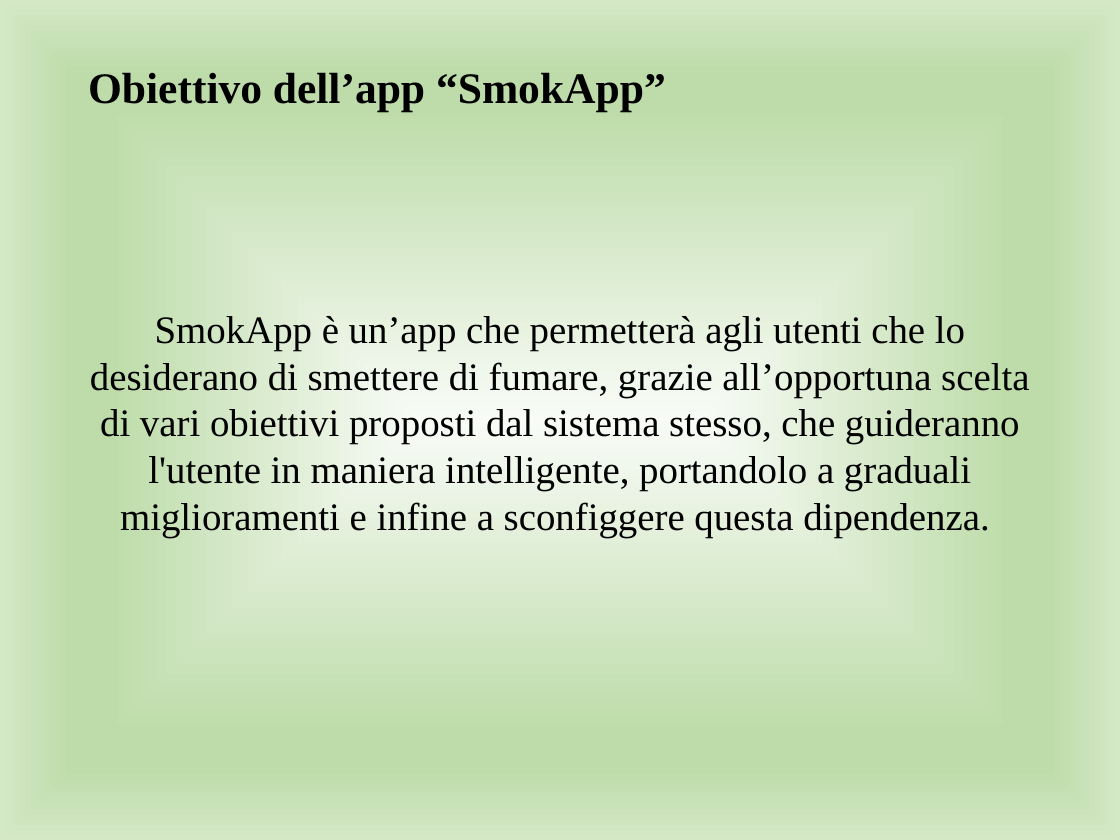
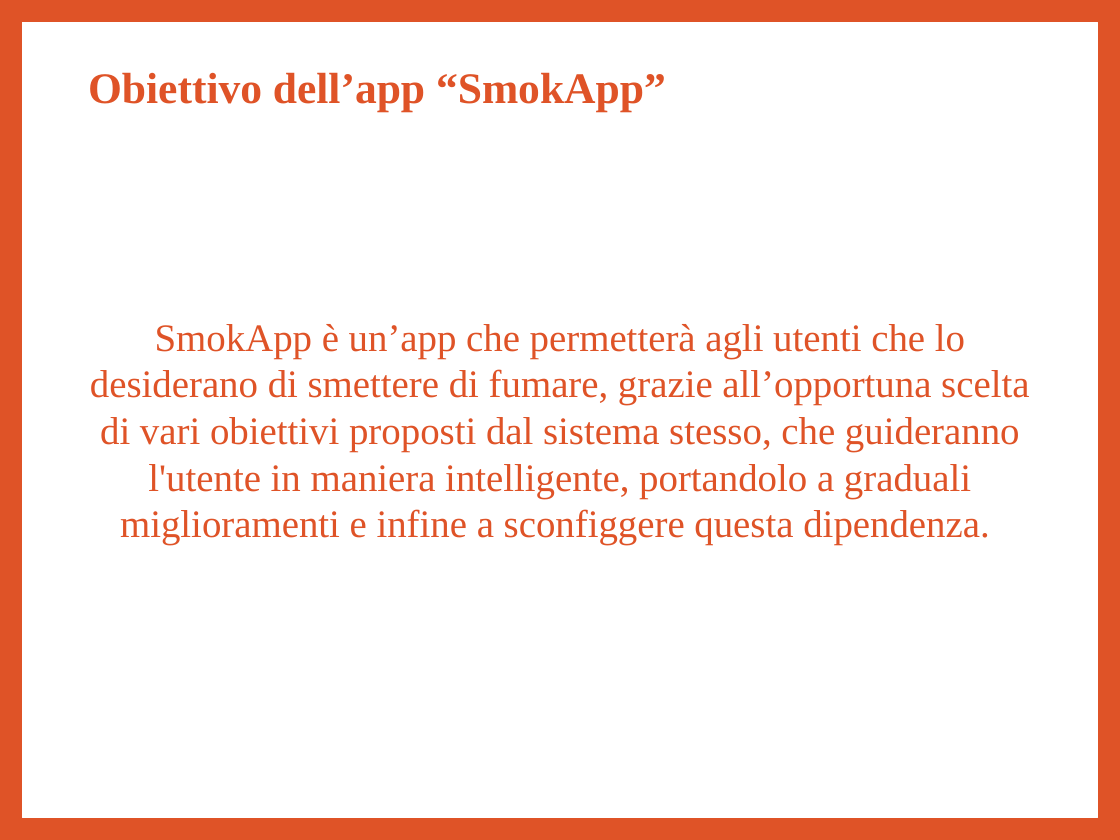
Before and after one commit to giusmastro91/Cognitive-systems, a slide deck: slide 3 of Prova_6/Leone_Mastrosimone_PresentazioneProgetto.pptx. Drawn at 1120x840 pixels with LibreOffice and Linux fonts; fonts in the diff are those of the drawing. Boxes give left, top, right and bottom in pixels: in the first picture for what was removed or moved away, otherwise in the second. Text is boxed around its words. In the diff, an @@ line names an element or a change of style, - is before the commit and + after.

```diff
--- a/Prova_6/Leone_Mastrosimone_PresentazioneProgetto.pptx
+++ b/Prova_6/Leone_Mastrosimone_PresentazioneProgetto.pptx
@@ background gradient #F8FBF6 to #BEDCAA to #D4E8C6 to #DF5327 @@
@@ rectangle added at <box>22,22,1098,818</box>, fill #FFFFFF, outline #FFFFFF 1 pt @@
@@ title "Obiettivo dell’app “SmokApp”" at <box>88,72,666,112</box>: text colour #000000 to #DF5327 @@
@@ text "SmokApp è un’app che permetterà ..." at <box>90,324,1029,545</box>: text colour #000000 to #DF5327; more space between paragraphs @@
```
Also in this commit, not shown: 38 other slides changed.
